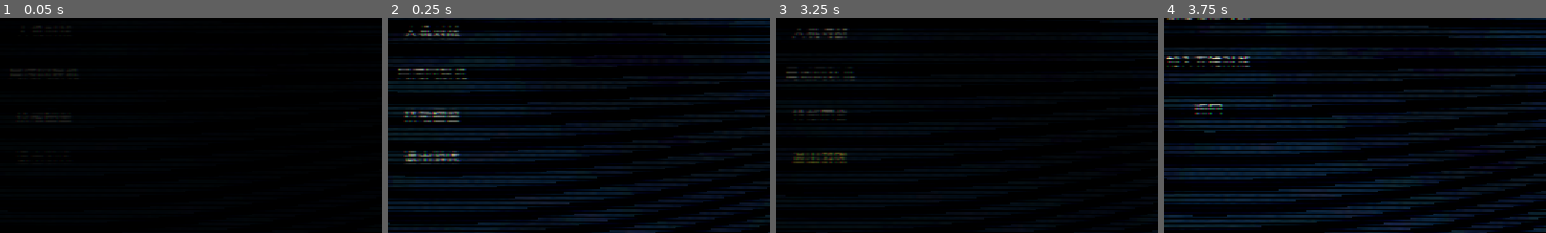
Above: before the commit, frames 1-4 (left to right).
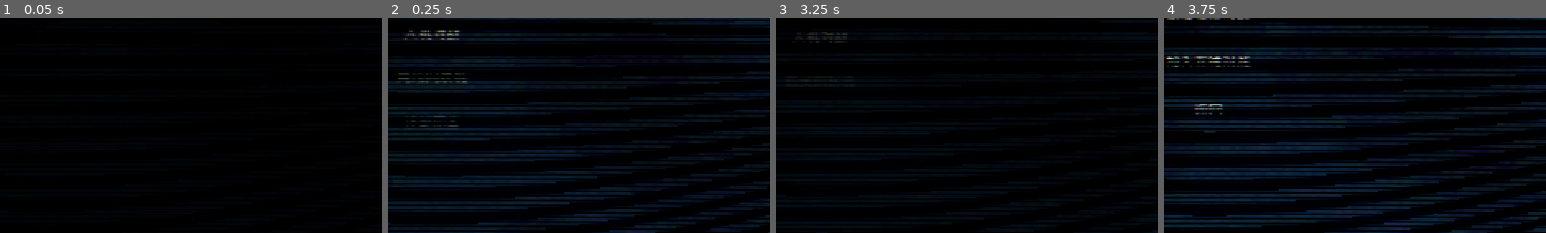
Above: after the commit, the same moments.

Repository: Lurongshika/ChessGame
Game: Godot game, scene res://scenes/main.tscn
Same seed, same stepped clock (60 frames per second), same inputs: the game is played once before the commit and once after it.
Inputs (mouse positions are % of the whole screen's width and height, from its top left):
- Up to frame 1 (0.05 s): no input
- Up to frame 2 (0.25 s): no input
- Up to frame 3 (3.25 s): click "人机对战" at 0.5 s; click (97, 94) at 1.27 s; click (54, 65) at 2.02 s; type "12" at 2.1 s; click "保存" at 2.75 s
- Up to frame 4 (3.75 s): click "局域网联机" at 3.5 s
The pictures show only the part of the screen within x 44-94%, y 44-94%; the shares and areas given below are measured in that part.

The runs differ from the first frame. In frame 1, 0.1% of the frame differs, in the area x 2-20%, y 3-67%; in frame 2, 1.7%, in the area x 2-22%, y 3-68%; in frame 3, 1.2%; in frame 4, nothing differs.

Commit message:
UI动画:主菜单按钮入场+悬浮窗弹入

Diff:
--- a/scripts/floating_panel.gd
+++ b/scripts/floating_panel.gd
@@ -24,6 +24,11 @@
 
 
 func setup(title: String, font: Font) -> void:
+	# 弹入动画:scale 0.85→1(有回弹)
+	pivot_offset = size / 2.0
+	scale = Vector2(0.85, 0.85)
+	var tw := create_tween()
+	tw.tween_property(self, "scale", Vector2.ONE, 0.28).set_trans(Tween.TRANS_BACK).set_ease(Tween.EASE_OUT)
 	_font_ref = font
 	# 外部应先设置好 position/size 再调用 setup
 	_expanded_size = Vector2(maxf(size.x, 160), maxf(size.y, TITLE_H + 60))
--- a/scripts/main_menu.gd
+++ b/scripts/main_menu.gd
@@ -41,6 +41,7 @@
 	menu_btns.append(btn5)
 
 	_build_user_button()
+	_animate_menu_in()
 
 	# 自动化测试入口:--auto 时按命令行 net_role 直接进入联机对局(正常游玩不受影响)
 	if _has_user_arg("--auto") and Global.net_role != "local":
@@ -62,6 +63,19 @@
 
 
 var menu_btns: Array = []
+
+
+# 主菜单按钮入场动画:依次淡入 + 上浮
+func _animate_menu_in() -> void:
+	for i in menu_btns.size():
+		var b: Button = menu_btns[i]
+		b.modulate.a = 0.0
+		var orig_pos: Vector2 = b.position
+		b.position = orig_pos + Vector2(0, 20)
+		var tw := create_tween()
+		tw.tween_interval(i * 0.08)
+		tw.tween_property(b, "modulate:a", 1.0, 0.35).set_trans(Tween.TRANS_QUAD).set_ease(Tween.EASE_OUT)
+		tw.parallel().tween_property(b, "position", orig_pos, 0.35).set_trans(Tween.TRANS_QUAD).set_ease(Tween.EASE_OUT)
 var opt_root: Control
 
 
